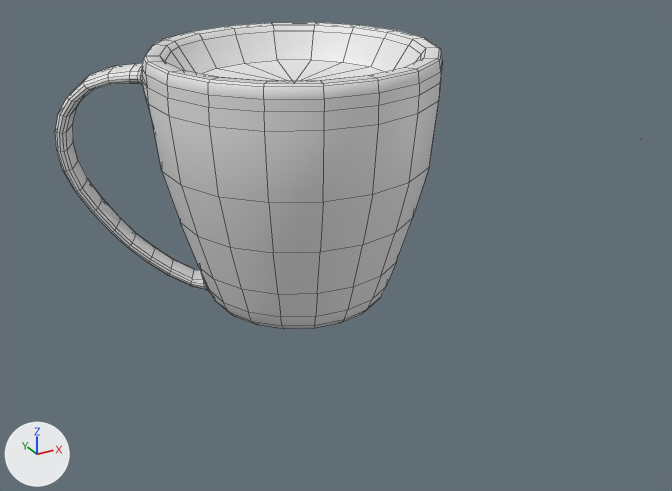
The FBX model Assets/FBX/characters/coffee_mug.fbx, before and after one commit.
The view is the same before and after, from a 50 mm lens placed at (-1.88, -3.81, 2.15), pointed at (0.25, 0.05, 0.22). Lighting does not change. The marker at lower left points along +X, +Y and +Z. Mesh edges are drawn as thin lines.

In view in the first picture: 'coffee_vat'.
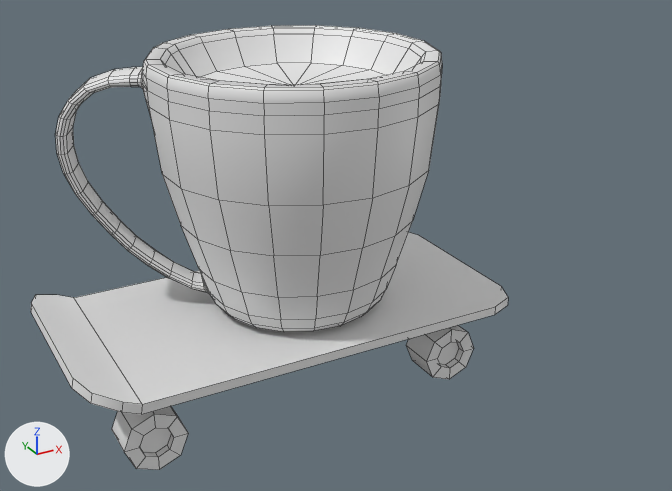
Diff of the bpy script that builds the scene:
```diff
--- a/Assets/FBX/characters/coffee_mug.fbx.py
+++ b/Assets/FBX/characters/coffee_mug.fbx.py
@@ me_coffee_mesh_002 @@
 # used by ob_coffee_vat; location = (0.0, 0.0, 0.0)
-me_coffee_mesh_002.from_pydata(...)  # 649 vertices, 631 faces; spans x -1.02..2.29, y -0.68..0.68, z 0.01..1.27
+me_coffee_mesh_002.from_pydata(...)  # 649 vertices, 631 faces; spans x -1.24..0.99, y -0.68..0.68, z -0.44..1.25
+# me_coffee_mesh_002 part 1: the loose piece of 461 vertices spanning x -1.02..0.67, y -0.68..0.68, z 0.01..1.27 is moved by (0.0, 0.0, -0.01)
+# me_coffee_mesh_002 part 2: 188 of 649 vertices moved; they spanned x 2.29, y 0.0, z 0.5 and now span x -1.24..0.99, y -0.56..0.55, z -0.44..0.11; mean shift (-2.44, 0.02, -0.73); largest move (2.29, 0.0, 0.5) -> (-1.24, -0.39, 0.06)
```

Where the change shows, as pixel boxes (x1, y1, x2, y2) in the pictures (672 x 491 px; the box of a moved part takes in the faces that stretch with it):
'coffee_vat', reshaped: before (55, 22, 442, 329); after (31, 25, 508, 470)
part 1 of me_coffee_mesh_002, moved or reshaped: before (55, 22, 442, 329); after (56, 25, 442, 332)
part 2 of me_coffee_mesh_002, moved or reshaped (not visible before): after (31, 232, 508, 470)
